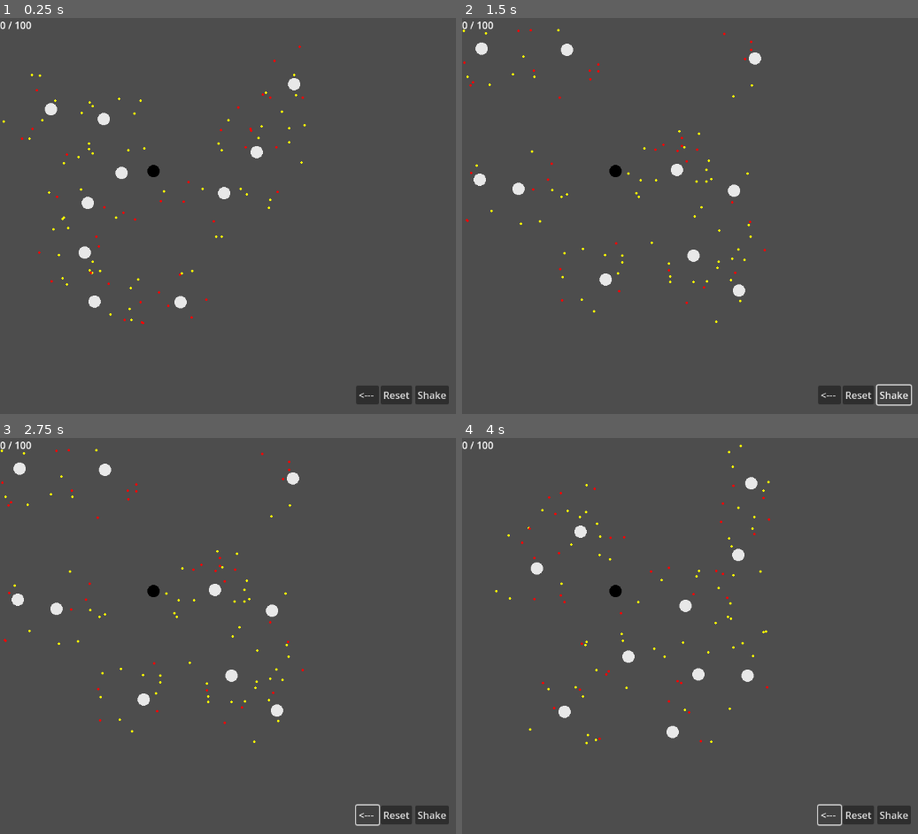
Above: before the commit, frames 1-4 (two rows, left to right).
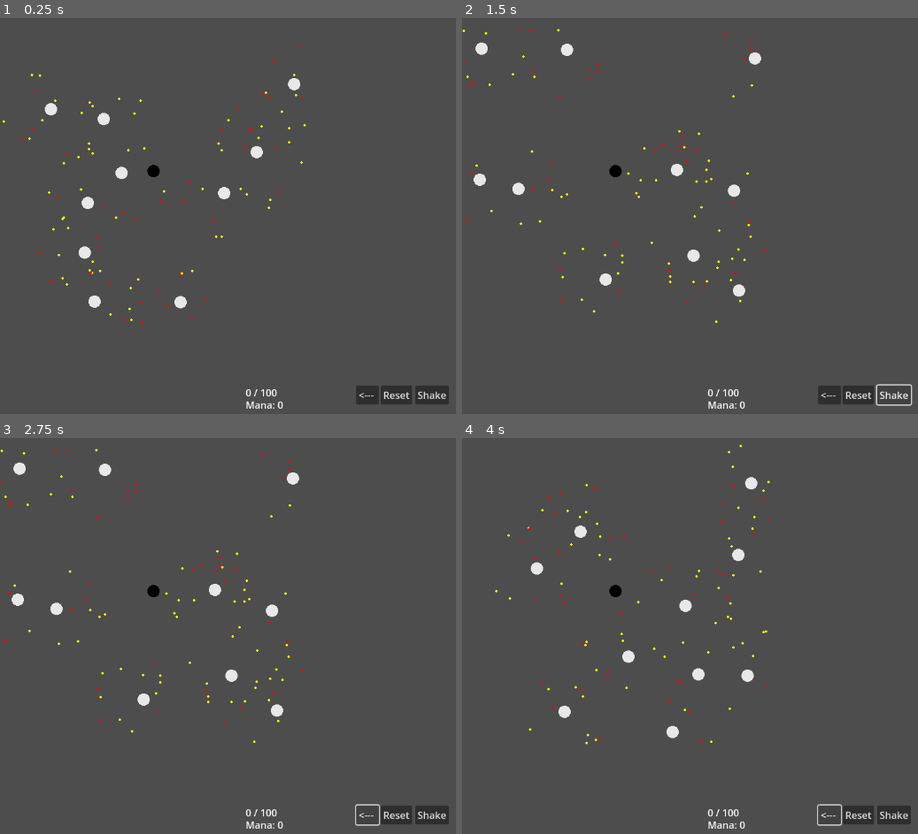
Above: after the commit, the same moments.

Repository: Mynijo/MagicFocus
Game: Godot game, scene res://FocusCraft/Focus.tscn
Two runs of this game, one before a commit and one after it. Both use one fixed random seed, a clock stepped at 60 frames per second and the inputs below.
Inputs:
- Up to frame 1 (0.25 s): no input
- Up to frame 2 (1.5 s): click "<---" at 0.5 s; click "Shake" at 1.25 s
- Up to frame 3 (2.75 s): click "<---" at 2 s
- Up to frame 4 (4 s): click "Shake" at 2.75 s; click "<---" at 3.5 s

The runs differ from the first frame. In frame 1, 0.2% of the frame differs, in the area x 0-63%, y 0-99%; in frame 2, 0.2%; in frame 3, 0.2%; in frame 4, 0.2%.

Commit message:
Added Mana

Diff:
--- a/FocusCraft/Connection.gd
+++ b/FocusCraft/Connection.gd
@@ -2,6 +2,7 @@
 
 var Conected_node_1
 var Conected_node_2
+var Length
 
 # Called when the node enters the scene tree for the first time.
 func _ready():
@@ -27,6 +28,8 @@
 	node1.add_conecction(self)
 	node2.add_conecction(self)
 
+	Length = node1.position.distance_to(node2.position)
+
 
 func get_conected_pos(pos):
 	if Conected_node_1.position == pos:
--- a/FocusCraft/Focus.gd
+++ b/FocusCraft/Focus.gd
@@ -82,8 +82,18 @@
 	var counter_dos = 0
 	for n in All_nodes:
 		counter_dos += n.Impacted_objects.size()
+	$Label.text = str(counter_dos) + " / " + str(All_dos.size())
 
-	$Label.text = str(counter_dos) + " / " + str(All_dos.size())
+	var connection_length = 0
+	for n in Conections:
+		connection_length += n.Length
+	if Input.is_action_pressed("left_mouse"):
+		if Conection_hover_position != null:
+			connection_length += (Conection_hover_position.distance_to(get_last_node().position))
+		else:
+			connection_length += (get_viewport().get_mouse_position().distance_to(get_last_node().position))
+	$Mana.text = "Mana: " + str(int(connection_length))
+
 
 func _physics_process(delta):
 	var mouse_pos = get_viewport().get_mouse_position()
--- a/FocusCraft/Focus.tscn
+++ b/FocusCraft/Focus.tscn
@@ -14,8 +14,16 @@
 collide_with_areas = true
 
 [node name="Label" type="Label" parent="."]
-offset_right = 96.0
-offset_bottom = 49.0
+offset_left = 400.0
+offset_top = 600.0
+offset_right = 496.0
+offset_bottom = 649.0
+
+[node name="Mana" type="Label" parent="."]
+offset_left = 400.0
+offset_top = 620.0
+offset_right = 440.0
+offset_bottom = 643.0
 
 [node name="Button" type="Button" parent="."]
 offset_left = 580.0
